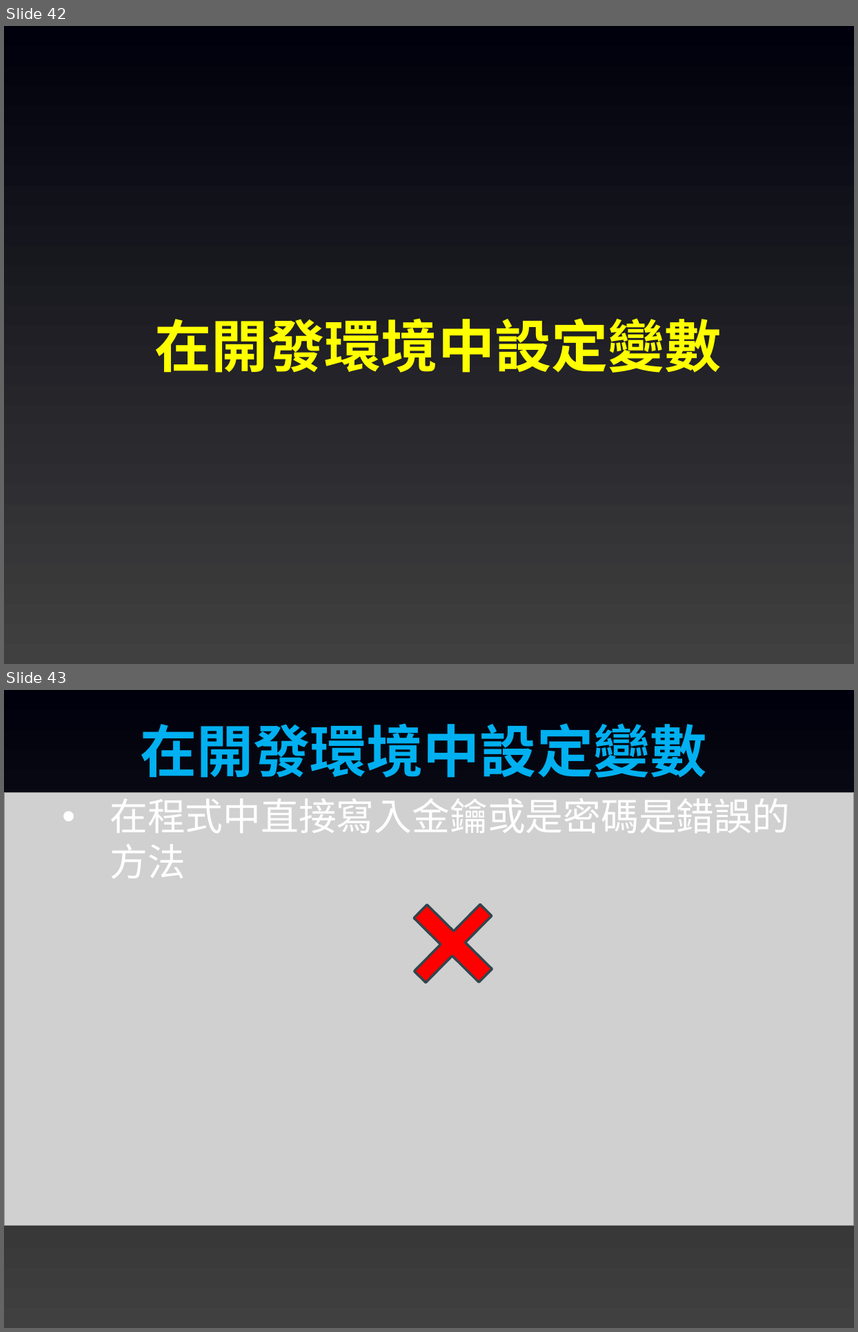
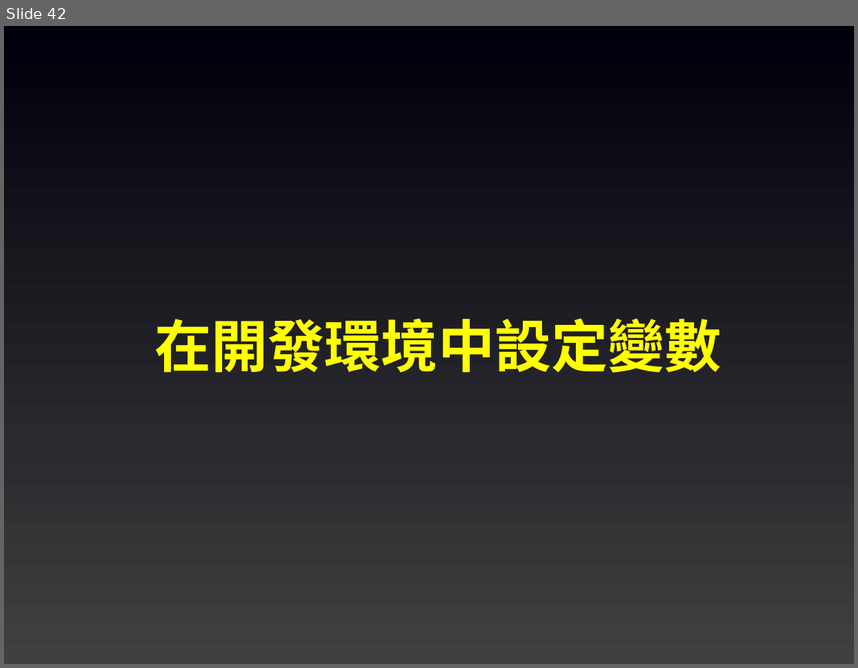
Before and after one commit to joshhu/mustlinebot2026, a slide deck: Slides/04. Ngrok說明.pptx. Shown one above the other, each under a label of ours: slides 42 and 43 before the commit, slide 42 after it. The pictures are 858x1332 and 858x668 pixels, drawn with LibreOffice and Linux fonts; fonts in the diff are those of the drawing; grey boxes stand for pictures. Boxes give left, top, right and bottom in pixels: in the first picture for what was removed or moved away, otherwise in the second. Text is boxed around its words. In the diff, an @@ line names an element or a change of style, - is before the commit and + after.

```diff
--- a/Slides/04. Ngrok說明.pptx
+++ b/Slides/04. Ngrok說明.pptx
@@ slide 43 removed at (4, 690, 854, 1328), background gradient #404040 to #00000C @@
@@ text removed at (140, 723, 706, 778) @@
-在開發環境中設定變數
@@ picture removed at (4, 792, 854, 1225) @@
@@ text removed at (110, 791, 790, 878) @@
-• 在程式中直接寫入金鑰或是密碼是錯誤的方法
@@ plus removed at (388, 878, 518, 1009) @@
```
Also in this commit, not shown: 4 slides changed, 15 other slides removed, 3 other files.
